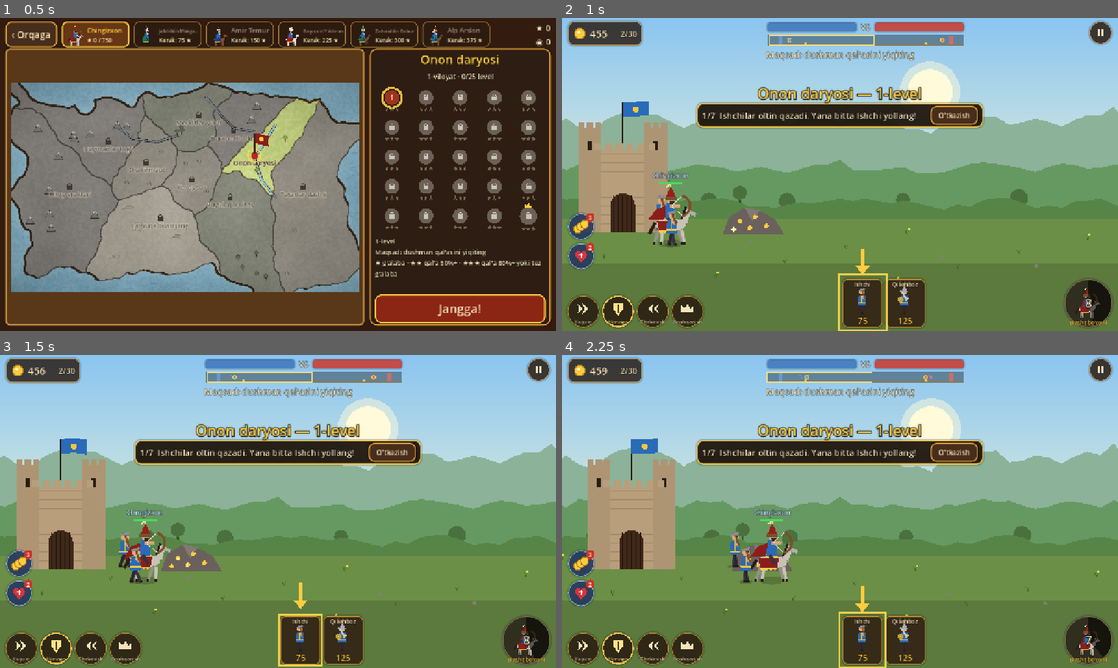
Above: before the commit, frames 1-4 (two rows, left to right).
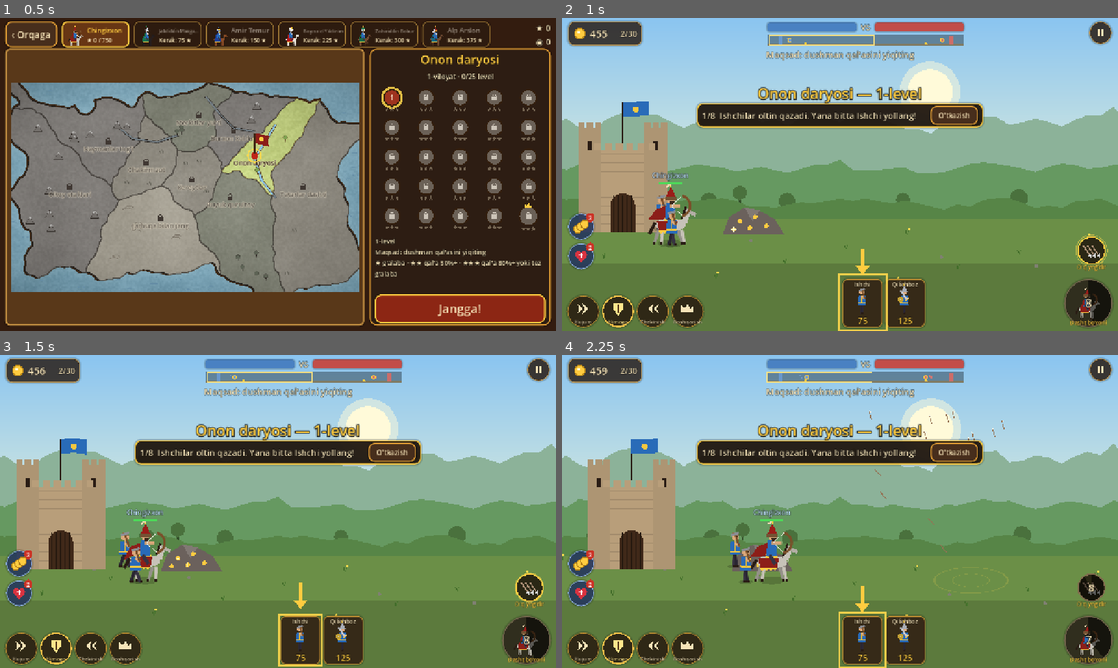
Above: after the commit, the same moments.

Repository: bekzodbeknematov8-cpu/lost-centuries-game
Game: Godot game, scene res://scenes/campaign_map.tscn
Two runs of this game, one before a commit and one after it. Both use one fixed random seed, a clock stepped at 60 frames per second and the inputs below. This scene is started directly instead of the project's main scene.
Inputs (mouse positions are in pixels of both pictures, inside the frame that each line leads up to):
- Up to frame 1 (0.5 s): no input
- Up to frame 2 (1 s): click "Jangga!" at 0.5 s
- Up to frame 3 (1.5 s): tap Enter at 1.25 s; move the mouse to (400, 495) at 1.27 s; hold D from 1.28 s (still down); click (400, 495) at 1.42 s
- Up to frame 4 (2.25 s): tap Space at 1.52 s; release D at 2 s; drag from (728, 527) to (812, 574) at 2.02 s

Frame 1 is identical in both runs. In frame 2, 0.5% of the frame differs, in the area x 26-99%, y 30-81%; in frame 3, 0.4%; in frame 4, 0.6%, in the area x 26-98%, y 17-81%.

Commit message:
Jonlantirish (2): O'q yog'dir va Jangovar ruh
Maydonga bosib qal'adan o'q yog'dirish (ikki tomon uchun, AI ham), ketma-ket
yiqitish uchun jangovar ruh bonusi, o'rgatuvchi qadam, Alp Arslon kuchi
muvozanatlandi. Jang 1,8 daqiqa, kampaniyalarda devor yo'q.

Co-Authored-By: Claude Opus 5.5 <noreply@anthropic.com>
Claude-Session: https://claude.ai/code/session_01AUvG8mVZ2xcqJ9Wfw9UwnE

Diff:
--- a/data/ai.json
+++ b/data/ai.json
@@ -12,7 +12,8 @@
 			"archer": 2,
 			"cavalry": 0
 		},
-		"ability_min_targets": 5
+		"ability_min_targets": 5,
+		"volley_min": 5
 	},
 	"normal": {
 		"think_interval": 1.2,
@@ -29,7 +30,8 @@
 			"musketeer": 1,
 			"elephant": 1
 		},
-		"ability_min_targets": 3
+		"ability_min_targets": 3,
+		"volley_min": 3
 	},
 	"hard": {
 		"think_interval": 0.6,
@@ -46,6 +48,7 @@
 			"musketeer": 2,
 			"elephant": 1
 		},
-		"ability_min_targets": 3
+		"ability_min_targets": 3,
+		"volley_min": 3
 	}
 }
--- a/data/heroes.json
+++ b/data/heroes.json
@@ -282,12 +282,12 @@
 			"id": "raid",
 			"name": "ABIL_RAID",
 			"desc": "ABIL_RAID_DESC",
-			"cooldown": 34,
+			"cooldown": 44,
 			"unit": "archer",
 			"count": 4,
 			"hp": 120,
 			"speed": 150,
-			"duration": 15
+			"duration": 11
 		}
 	},
 	"sardor": {
--- a/data/strings.json
+++ b/data/strings.json
@@ -360,10 +360,10 @@
 		"tr": "Selçuklu Akını"
 	},
 	"ABIL_RAID_DESC": {
-		"uz": "Sarkarda yoniga 15 soniyaga 4 ta otliq kamonchi chaqiradi; so'ng ular jangdan chiqib ketadi.",
-		"en": "Calls 4 horse archers to the commander's side for 15 seconds; then they ride away.",
-		"ru": "Призывает к полководцу 4 конных лучников на 15 секунд, затем они уходят.",
-		"tr": "Komutanın yanına 15 saniyeliğine 4 atlı okçu çağırır; sonra savaştan ayrılırlar."
+		"uz": "Sarkarda yoniga 11 soniyaga 4 ta otliq kamonchi chaqiradi; so'ng ular jangdan chiqib ketadi.",
+		"en": "Calls 4 horse archers to the commander's side for 11 seconds; then they ride away.",
+		"ru": "Призывает к полководцу 4 конных лучников на 11 секунд, затем они уходят.",
+		"tr": "Komutanın yanına 11 saniyeliğine 4 atlı okçu çağırır; sonra savaştan ayrılırlar."
 	},
 	"CAMPAIGN": {
 		"uz": "Kampaniya",
@@ -1360,6 +1360,36 @@
 		"en": "Use your commander's special power (right button, when ready).",
 		"ru": "Используйте особую силу полководца (кнопка справа, когда готова).",
 		"tr": "Komutanınızın özel gücünü kullanın (sağdaki düğme hazır olunca)."
+	},
+	"VOLLEY": {
+		"uz": "O'q yog'dir",
+		"en": "Volley",
+		"ru": "Залп",
+		"tr": "Ok Yağmuru"
+	},
+	"VOLLEY_HINT": {
+		"uz": "Maydonga bosing — qal'adan o'sha joyga o'q yog'iladi!",
+		"en": "Tap the battlefield — arrows rain down from your fortress!",
+		"ru": "Нажмите на поле — из крепости полетят стрелы!",
+		"tr": "Savaş alanına dokun — kaleden oraya ok yağar!"
+	},
+	"VOLLEY_WAIT": {
+		"uz": "O'qlar tayyorlanmoqda: %d s",
+		"en": "Archers reloading: %d s",
+		"ru": "Лучники готовятся: %d с",
+		"tr": "Okçular hazırlanıyor: %d sn"
+	},
+	"MORALE_UP": {
+		"uz": "Jangovar ruh! Qo'shin kuchaydi",
+		"en": "Battle spirit! Your army surges",
+		"ru": "Боевой дух! Войско воодушевлено",
+		"tr": "Savaş ruhu! Ordun coştu"
+	},
+	"TUT_VOLLEY": {
+		"uz": "Maydondagi dushmanlar ustiga bosing — qal'adan o'q yog'iladi. Har 8 soniyada!",
+		"en": "Tap the enemies on the battlefield — arrows fly from your fortress. Every 8 seconds!",
+		"ru": "Нажмите на врагов на поле — из крепости полетят стрелы. Каждые 8 секунд!",
+		"tr": "Sahadaki düşmanlara dokun — kaleden ok yağar. Her 8 saniyede!"
 	},
 	"TUT_CONTROL": {
 		"uz": "«Boshqarish» bilan qahramonni o'zingiz yurgizing — u 25% kuchliroq uradi!",
--- a/data/tempo.json
+++ b/data/tempo.json
@@ -7,5 +7,20 @@
 	"start_gold_mult": 1.3,
 	"castle_mult": 0.8,
 	"ability_cd_mult": 0.6,
-	"hero_respawn_mult": 0.6
+	"hero_respawn_mult": 0.6,
+	"volley": {
+		"cooldown": 8.0,
+		"radius": 75.0,
+		"damage": 12.0,
+		"ticks": 2,
+		"interval": 0.35,
+		"delay": 0.7
+	},
+	"morale": {
+		"kills": 5,
+		"window": 4.0,
+		"duration": 6.0,
+		"dmg": 1.15,
+		"speed": 1.15
+	}
 }
--- a/scripts/sim/ai_controller.gd
+++ b/scripts/sim/ai_controller.gd
@@ -34,6 +34,7 @@
 	_think_economy_and_army(sim)
 	_think_stance(sim)
 	_think_ability(sim)
+	_think_volley(sim)
 
 
 func _think_ability(sim: BattleSim) -> void:
@@ -46,6 +47,16 @@
 	var need := int(params.get("ability_min_targets", 3))
 	if sim.ability_targets(team_idx) >= need:
 		sim.use_ability(team_idx)
+
+
+func _think_volley(sim: BattleSim) -> void:
+	## "O'q yog'dir": dushmanning eng zich to'dasiga (kamida volley_min ta askar).
+	if not sim.volley_ready(team_idx):
+		return
+	var need := int(params.get("volley_min", 3))
+	var r := sim.best_volley_x(team_idx)
+	if int(r[1]) >= need:
+		sim.use_volley(team_idx, float(r[0]))
 
 
 func _think_economy_and_army(sim: BattleSim) -> void:
--- a/scripts/sim/battle_sim.gd
+++ b/scripts/sim/battle_sim.gd
@@ -319,6 +319,43 @@
 	return true
 
 
+func volley_ready(team_idx: int) -> bool:
+	return teams[team_idx].volley_cd <= 0.0 and winner < 0
+
+
+func use_volley(team_idx: int, x: float) -> bool:
+	## "O'q yog'dir": qal'adagi kamonchilar tanlangan joyga o'q yomg'iri yog'diradi (ikki tomon uchun bir xil).
+	if not volley_ready(team_idx):
+		return false
+	var v: Dictionary = TEMPO.get("volley", {})
+	var t := teams[team_idx]
+	t.volley_cd = float(v.get("cooldown", 7.0))
+	var cx := clampf(x, 40.0, WORLD_LEN - 40.0)
+	zones.append({"kind": "volley", "team": team_idx, "x": cx, "radius": float(v.get("radius", 85.0)),
+		"damage": float(v.get("damage", 17.0)), "ticks": int(v.get("ticks", 2)), "interval": float(v.get("interval", 0.35)),
+		"t": 0.0, "next": float(v.get("delay", 0.7))})
+	events.append({"type": "volley", "team": team_idx, "x": cx, "from": t.castle_x})
+	return true
+
+
+func best_volley_x(team_idx: int) -> Array:
+	## Eng zich dushman to'dasi: [x, nechta dushman tegadi] (AI uchun).
+	var r := float(TEMPO.get("volley", {}).get("radius", 85.0))
+	var best_x := 0.0
+	var best_n := 0
+	for e in units:
+		if e.team == team_idx or not e.is_alive() or e.hero:
+			continue
+		var n := 0
+		for o in _candidates(1 - team_idx, e.x - r, e.x + r):
+			if absf(o.x - e.x) < r and not o.hero:
+				n += 1
+		if n > best_n:
+			best_n = n
+			best_x = e.x
+	return [best_x, best_n]
+
+
 func reserve_room(team_idx: int, type: String) -> int:
 	## Aholi chegarasi doirasida nechta zaxira askar chaqirish mumkin.
 	var t := teams[team_idx]
@@ -585,6 +622,12 @@
 func _update_team(t: TeamState, dt: float) -> void:
 	t.gold += t.passive_income * t.income_mult * dt
 	t.ability_cd = maxf(0.0, t.ability_cd - dt)
+	t.volley_cd = maxf(0.0, t.volley_cd - dt)
+	t.morale_time = maxf(0.0, t.morale_time - dt)
+	if t.streak_timer > 0.0:
+		t.streak_timer -= dt
+		if t.streak_timer <= 0.0:
+			t.streak = 0
 	if t.mine_time > 0.0:
 		t.mine_time -= dt
 		if t.mine_time <= 0.0:
@@ -664,6 +707,8 @@
 		return true
 	u.facing = 1 if dx > 0 else -1
 	var stepv := float(u.def.speed) * speed_mult * teams[u.team].buff_speed * float(TEMPO.get("speed_mult", 1.0)) * dt
+	if teams[u.team].morale_time > 0.0:
+		stepv *= float(TEMPO.get("morale", {}).get("speed", 1.0))
 	u.x += clampf(dx, -stepv, stepv)
 	u.moving = true
 	return absf(dest - u.x) < 4.0
@@ -894,6 +939,8 @@
 
 func _damage_against(att: UnitState, target_tags: Array) -> float:
 	var dmg := float(att.def.damage) * teams[att.team].damage_mult * teams[att.team].buff_dmg
+	if teams[att.team].morale_time > 0.0:
+		dmg *= float(TEMPO.get("morale", {}).get("dmg", 1.0))
 	var bonus: Dictionary = att.def.get("bonus", {})
 	for tag in target_tags:
 		if bonus.has(tag):
@@ -1043,6 +1090,7 @@
 		t.hero_respawn = HERO_RESPAWN * float(TEMPO.get("hero_respawn_mult", 1.0))
 		events.append({"type": "hero_down", "team": u.team, "x": u.x, "hero": u.type})
 	teams[1 - u.team].stats.killed += 1
+	_note_streak(teams[1 - u.team])
 	events.append({"type": "death", "x": u.x, "lane": u.lane, "team": u.team, "unit": u.type,
 		"controlled": u.controlled})
 	if u.controlled:
@@ -1051,6 +1099,19 @@
 		control_attack = false
 	if attacker != null and attacker.controlled:
 		events.append({"type": "control_kill", "x": u.x})
+
+
+func _note_streak(k: TeamState) -> void:
+	## Ketma-ket yiqitish: qisqa vaqt ichida yetarli dushman yiqitilsa — "jangovar ruh".
+	var m: Dictionary = TEMPO.get("morale", {})
+	if m.is_empty():
+		return
+	k.streak += 1
+	k.streak_timer = float(m.window)
+	if k.streak >= int(m.kills) and k.morale_time <= 0.0:
+		k.streak = 0
+		k.morale_time = float(m.duration)
+		events.append({"type": "morale", "team": k.index, "x": k.castle_x})
 
 
 func _hit_castle(t: TeamState, dmg: float, x: float, weapon := "melee") -> void:
--- a/scripts/sim/team_state.gd
+++ b/scripts/sim/team_state.gd
@@ -40,6 +40,10 @@
 var shield_time: float = 0.0
 var tower_rate: float = 1.0
 var tower_time: float = 0.0
+var volley_cd: float = 0.0     ## "O'q yog'dir" qayta tayyor bo'lishigacha
+var streak: int = 0            ## ketma-ket yiqitilgan dushmanlar (jangovar ruh uchun)
+var streak_timer: float = 0.0
+var morale_time: float = 0.0   ## >0: jangovar ruh (zarar va tezlik bonusi)
 var stats: Dictionary = {"trained": 0, "killed": 0, "lost": 0, "gold_mined": 0}
 
 
--- a/scripts/sim/tutorial_logic.gd
+++ b/scripts/sim/tutorial_logic.gd
@@ -9,6 +9,7 @@
 	{"text": "TUT_ARMY", "target": ""},
 	{"text": "TUT_ATTACK", "target": "stance:attack"},
 	{"text": "TUT_ABILITY", "target": "ability"},
+	{"text": "TUT_VOLLEY", "target": "volley"},
 	{"text": "TUT_CONTROL", "target": "control"},
 	{"text": "TUT_FINISH", "target": ""},
 ]
@@ -31,8 +32,10 @@
 		4:
 			return t.ability_cd > 0.0 and float(ctx.get("step_time", 0.0)) > 0.5 or sim.hero_of(0) == null
 		5:
+			return t.volley_cd > 0.0 or float(ctx.get("step_time", 0.0)) > 15.0
+		6:
 			return sim.controlled_unit() != null or float(ctx.get("step_time", 0.0)) > 12.0
-		6:
+		7:
 			return float(ctx.get("step_time", 0.0)) > 5.0
 	return true
 
--- a/scripts/ui/hud.gd
+++ b/scripts/ui/hud.gd
@@ -328,6 +328,52 @@
 		var n := int(GameState.progress.get("reserves", {}).get(type, 0))
 		draw_circle(Vector2(size.x - 9, 9), 11.0, Color(0.2, 0.45, 0.2))
 		draw_string(get_theme_default_font(), Vector2(size.x - 23, 14), str(n), HORIZONTAL_ALIGNMENT_CENTER, 28, 12, Color.WHITE)
+
+
+class VolleyButton:
+	## "O'q yog'dir" holati: qayta tayyorlanish doirasi. Bosilsa — maslahat (o'q maydonga bosib yog'diriladi).
+	extends Button
+	var battle: Node
+	var _t := 0.0
+
+	func _init(b: Node) -> void:
+		battle = b
+		custom_minimum_size = Vector2(78, 78)
+		focus_mode = Control.FOCUS_NONE
+		flat = true
+
+	func _process(d: float) -> void:
+		_t += d
+		queue_redraw()
+
+	func _draw() -> void:
+		var c := size * 0.5 + Vector2(0, -6)
+		var team: TeamState = battle.sim.teams[0]
+		var ready: bool = team.volley_cd <= 0.0
+		draw_circle(c, 31.0, Color(0.12, 0.08, 0.05, 0.85))
+		draw_arc(c, 31.0, 0, TAU, 40, Painter.GOLD if ready else Color(0.5, 0.42, 0.3), 3.0)
+		# Uchta qiya o'q
+		for i in 3:
+			var o := Vector2(-10 + i * 10, 0)
+			var a := c + o + Vector2(-9, -12)
+			var b := c + o + Vector2(7, 12)
+			draw_line(a, b, Painter.WOOD.lightened(0.35), 3.0)
+			draw_colored_polygon(PackedVector2Array([b + Vector2(3, 4), b + Vector2(-5, 1), b + Vector2(2, -5)]), Color(0.85, 0.85, 0.85))
+		if not ready:
+			var cd := float(BattleSim.tempo().get("volley", {}).get("cooldown", 7.0))
+			var k := clampf(team.volley_cd / cd, 0.0, 0.995)
+			var pts := PackedVector2Array([c])
+			for i in 33:
+				pts.append(c + Vector2.from_angle(-PI / 2 + TAU * k * i / 32.0) * 29.0)
+			if k > 0.01:
+				draw_colored_polygon(pts, Color(0, 0, 0, 0.55))
+			draw_string(get_theme_default_font(), c + Vector2(-20, 9), "%d" % ceili(team.volley_cd), HORIZONTAL_ALIGNMENT_CENTER, 40, 24, UITheme.PARCHMENT)
+		else:
+			draw_arc(c, 34.0 + sin(_t * 5.0) * 2.0, 0, TAU, 40, Color(1, 0.85, 0.3, 0.5), 2.0)
+		var font := get_theme_default_font()
+		var fit := UITheme.fit_text(font, tr("VOLLEY"), size.x + 20.0, 13, 10)
+		draw_string_outline(font, Vector2(-10, size.y - 2), fit[0], HORIZONTAL_ALIGNMENT_CENTER, size.x + 20.0, fit[1], 3, Color(0, 0, 0, 0.9))
+		draw_string(font, Vector2(-10, size.y - 2), fit[0], HORIZONTAL_ALIGNMENT_CENTER, size.x + 20.0, fit[1], Painter.GOLD)
 
 
 class TutorialOverlay:
@@ -656,6 +702,18 @@
 		var rb := ReserveButton.new(t, battle)
 		rb.pressed.connect(_on_reserve.bind(t))
 		rcol.add_child(rb)
+	# O'ng tomonda, sarkarda kuchi tugmasi ustida: "O'q yog'dir"
+	var vb := VolleyButton.new(battle)
+	vb.set_anchors_preset(Control.PRESET_BOTTOM_RIGHT)
+	vb.grow_horizontal = Control.GROW_DIRECTION_BEGIN
+	vb.grow_vertical = Control.GROW_DIRECTION_BEGIN
+	vb.offset_right = -22
+	vb.offset_bottom = -BAR_H - 12
+	vb.pressed.connect(func() -> void:
+		Sfx.play("click", 0.6)
+		show_banner(tr("VOLLEY_HINT"), 1.8))
+	_root.add_child(vb)
+	targets["volley"] = vb
 
 
 func _on_reserve(type: String) -> void:
--- a/scripts/view/battle.gd
+++ b/scripts/view/battle.gd
@@ -229,8 +229,22 @@
 	cam.offset = Vector2(randf_range(-1, 1), randf_range(-1, 1)) * _shake * 10.0
 
 
+var _touch_pos := Vector2.ZERO
+var _touch_t := 0.0
+var _touch_moved := 0.0
+
+
 func _unhandled_input(event: InputEvent) -> void:
+	if event is InputEventScreenTouch:
+		if event.pressed:
+			_touch_pos = event.position
+			_touch_t = t
+			_touch_moved = 0.0
+		elif _touch_moved < 16.0 and t - _touch_t < 0.4:
+			_tap_battlefield(event.position)
+		return
 	if event is InputEventScreenDrag:
+		_touch_moved += event.relative.length()
 		_cam_target_x -= event.relative.x * 1.3
 		cam.position.x = _cam_target_x
 	elif event is InputEventMouseButton and event.pressed:
@@ -247,6 +261,19 @@
 		match event.keycode:
 			KEY_A, KEY_LEFT, KEY_D, KEY_RIGHT: sim.control_dir = 0
 			KEY_SPACE: sim.control_attack = false
+
+
+func _tap_battlefield(screen_pos: Vector2) -> void:
+	## Maydonga qisqa bosish: "O'q yog'dir" (HUD paneli ustidagi bosishlar hisobga olinmaydi).
+	var vh := get_viewport_rect().size.y
+	if screen_pos.y < 70.0 or screen_pos.y > vh - 140.0 or _ended:
+		return
+	var world := get_canvas_transform().affine_inverse() * screen_pos
+	if sim.use_volley(0, world.x):
+		Sfx.play("bow", 0.9, 0.05)
+	elif sim.teams[0].volley_cd > 0.0:
+		Sfx.play("deny", 0.4)
+		hud.show_banner(tr("VOLLEY_WAIT") % ceili(sim.teams[0].volley_cd), 0.9)
 
 
 func focus_x(x: float) -> void:
@@ -386,6 +413,18 @@
 			_effects.append({"kind": "ring", "pos": gp, "t": 0.0, "life": 0.5, "color": Color(1.0, 0.7, 0.3)})
 			_add_dust(gp, 12)
 			_add_debris(gp)
+		"volley":
+			# Nishon belgisi va qal'adan uchgan o'qlar
+			var gp := Vector2(x, _unit_y(0.55))
+			_effects.append({"kind": "target", "pos": gp, "t": 0.0, "life": 0.9, "team": e.team})
+			if e.team == 1:
+				Sfx.play("bow", _vol_at(x) * 0.7)
+			for i in 6:
+				_effects.append({"kind": "volley_arrow", "from": Vector2(float(e.from), GROUND_Y - 200.0), "to": gp + Vector2(randf_range(-70, 70), 0), "t": -0.05 * i, "life": 0.7})
+		"morale":
+			Sfx.play("horn_attack" if e.team == 0 else "horn_enemy", 0.8, 0.0)
+			if e.team == 0:
+				hud.show_banner(tr("MORALE_UP"), 1.6)
 		"rain_tick":
 			Sfx.play("arrow_flesh", _vol_at(x) * 0.5)
 			for i in 9:
@@ -661,6 +700,21 @@
 				for j in 5:
 					var ang := TAU * j / 5.0 + 0.4
 					draw_circle(bp + Vector2(cos(ang) * 40.0, -30.0 + sin(ang) * 18.0) * (0.5 + k), 14.0 + k * 16.0, Color(0.45, 0.42, 0.4, 0.5 * (1.0 - k)))
+			"target":
+				var tc := Color(1, 0.85, 0.3) if fx.team == 0 else Color(1, 0.35, 0.3)
+				tc.a = 1.0 - k
+				draw_set_transform(fx.pos, 0.0, Vector2(1.0, 0.35))
+				draw_arc(Vector2.ZERO, 85.0, 0, TAU, 36, tc, 4.0)
+				draw_arc(Vector2.ZERO, 85.0 * (1.0 - k * 0.6), 0, TAU, 36, tc, 2.0)
+				draw_set_transform(Vector2.ZERO, 0.0, Vector2.ONE)
+			"volley_arrow":
+				if fx.t >= 0.0:
+					var a0: Vector2 = fx.from
+					var a1: Vector2 = fx.to
+					var p := a0.lerp(a1, k) + Vector2(0, -sin(k * PI) * 220.0)
+					var p2 := a0.lerp(a1, minf(1.0, k + 0.05)) + Vector2(0, -sin(minf(1.0, k + 0.05) * PI) * 220.0)
+					var dd := (p2 - p).normalized()
+					draw_line(p - dd * 18.0, p + dd * 4.0, Painter.WOOD.lightened(0.2), 2.0)
 			"ring":
 				var rc: Color = fx.color
 				rc.a = 1.0 - k
--- a/tests/run_tests.gd
+++ b/tests/run_tests.gd
@@ -1271,3 +1271,48 @@
 	var c1 := int(p.coins)
 	check(not bool(DailyChallenge.record(dc, p, "2026-11-18", true).reward) and int(p.coins) == c1, "bir kunda ikki marta mukofot berilmasin")
 	check(bool(DailyChallenge.record(dc, p, "2026-11-19", true).reward), "ertasi kuni yana mukofot")
+
+
+# --- Jonlantirish: O'q yog'dir va jangovar ruh -----------------------------------------
+
+func test_volley_hits_area_and_cooldown() -> void:
+	var s := new_sim({"start_units": [[], []]})
+	var es := place_enemies(s, "archer", [1200.0, 1230.0, 1600.0])
+	for e in es:
+		e.stun = 3.0   # joyida tursin (aks holda chekinib nishondan chiqib ketadi)
+	check(s.use_volley(0, 1215.0), "o'q yog'dirish ishlamadi")
+	check(not s.use_volley(0, 1215.0), "qayta tayyorlanishsiz ikkinchi marta ishlamasligi kerak")
+	for i in int(1.6 / BattleSim.STEP):
+		s.step()
+		s.events.clear()
+	check(es[0].hp < es[0].max_hp and es[1].hp < es[1].max_hp, "nishondagi dushmanlarga tegmadi")
+	check(es[2].hp == es[2].max_hp, "uzoqdagi dushmanga tegmasligi kerak")
+	var cd := float(BattleSim.tempo().volley.cooldown)
+	for i in int(cd / BattleSim.STEP):
+		s.step()
+		s.events.clear()
+	check(s.volley_ready(0), "qayta tayyorlanish vaqti tugagach yana ishlashi kerak")
+
+
+func test_ai_uses_volley() -> void:
+	var s := new_sim({"start_units": [[], []]})
+	for x in [1500.0, 1520.0, 1540.0, 1560.0]:
+		var u := s.spawn_unit(0, "swordsman")
+		u.x = x
+	s.step()
+	var ai := AIController.new(1, ai_params.normal, 3)
+	ai.update(s, 2.0)
+	check(not s.volley_ready(1), "AI to'daga o'q yog'dirishi kerak")
+
+
+func test_morale_streak() -> void:
+	var s := new_sim({"start_units": [[], []]})
+	var m: Dictionary = BattleSim.tempo().morale
+	var es := place_enemies(s, "worker", [1500.0, 1510.0, 1520.0, 1530.0, 1540.0, 1550.0])
+	for i in int(m.kills):
+		s._kill(es[i], null)
+	check(s.teams[0].morale_time > 0.0, "ketma-ket yiqitishdan keyin jangovar ruh yoqilishi kerak")
+	var a := s.spawn_unit(0, "swordsman")
+	var d1 := s._damage_against(a, ["infantry"])
+	s.teams[0].morale_time = 0.0
+	check(d1 > s._damage_against(a, ["infantry"]), "jangovar ruh zararni oshirishi kerak")
Not shown, changed: DECISIONS.md
Not shown, changed: PROGRESS.md
